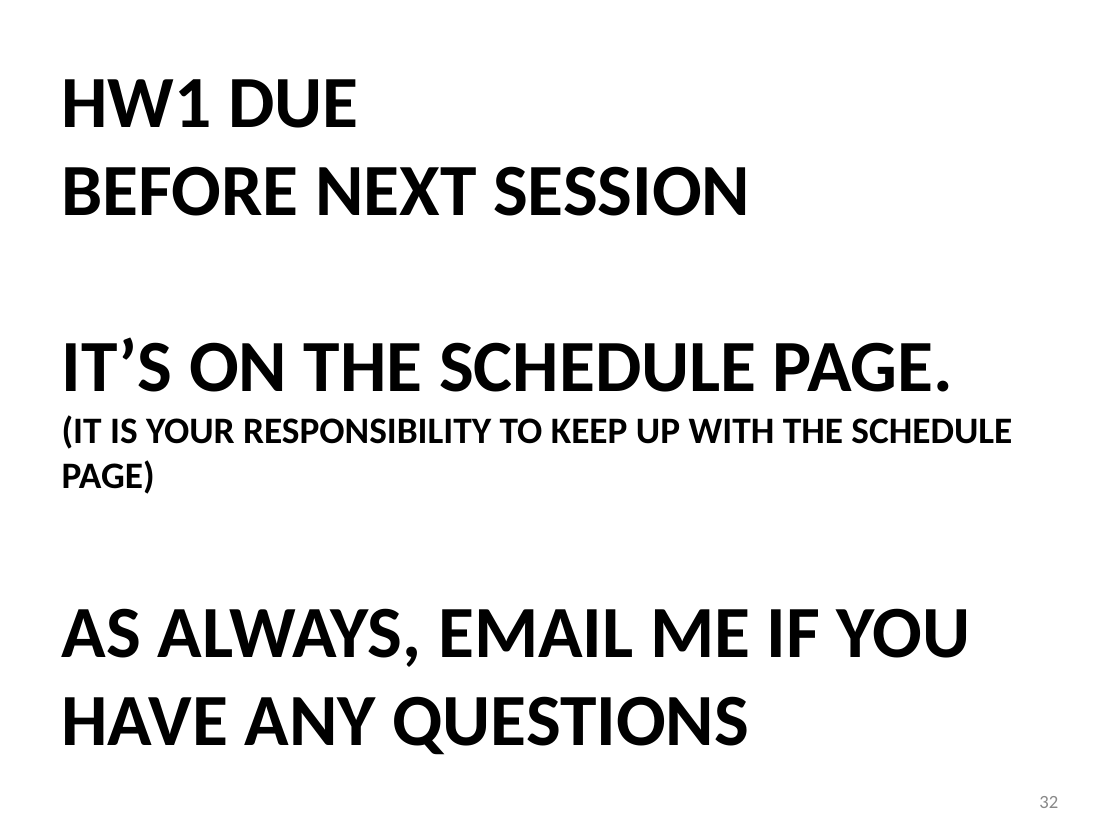
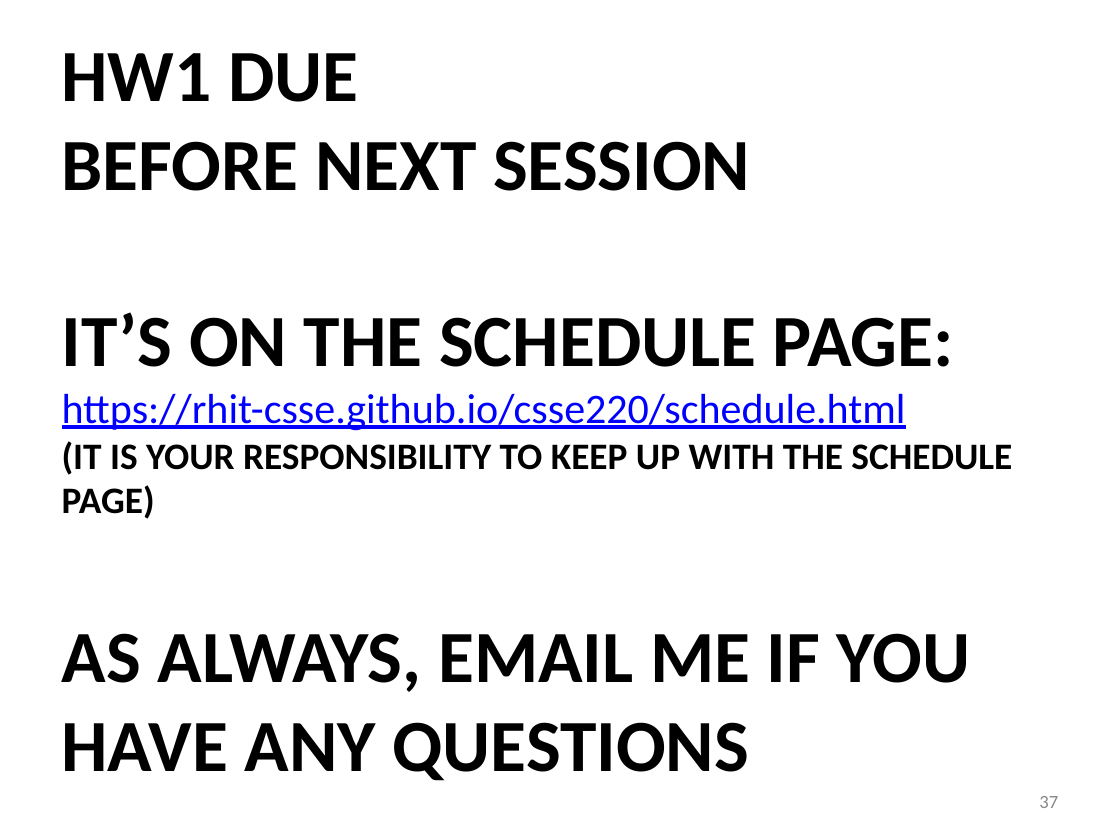
Before and after one commit to RHIT-CSSE/csse220, a slide deck: slide 37 of ClassMaterials/JavaIntro/Slides/JavaIntro.pptx (slide 32 before the commit). Drawn at 1120x840 pixels with LibreOffice and Linux fonts; fonts in the diff are those of the drawing. Boxes give left, top, right and bottom in pixels: in the first picture for what was removed or moved away, otherwise in the second. Text is boxed around its words. In the diff, an @@ line names an element or a change of style, - is before the commit and + after.

Commit message:
updating Day1 slides

```diff
--- a/ClassMaterials/JavaIntro/Slides/JavaIntro.pptx
+++ b/ClassMaterials/JavaIntro/Slides/JavaIntro.pptx
@@ title at (62, 53, 1012, 781): text changed @@
-HW1 DUE
-BEFORE NEXT SESSION
-IT’S ON THE SCHEDULE PAGE.
-(IT IS YOUR RESPONSIBILITY TO KEEP UP WITH THE SCHEDULE PAGE)
-AS ALWAYS, EMAIL ME IF YOU HAVE ANY QUESTIONS
+HW1 DUE
+BEFORE NEXT SESSION
+IT’S ON THE SCHEDULE PAGE:
+https://rhit-csse.github.io/csse220/schedule.html
+(IT IS YOUR RESPONSIBILITY TO KEEP UP WITH THE SCHEDULE PAGE)
+AS ALWAYS, EMAIL ME IF YOU HAVE ANY QUESTIONS
@@ page number at (1039, 796, 1058, 808): text changed @@
-32
+37
```
Also in this commit, not shown: 5 other slides changed, 5 slides added.
